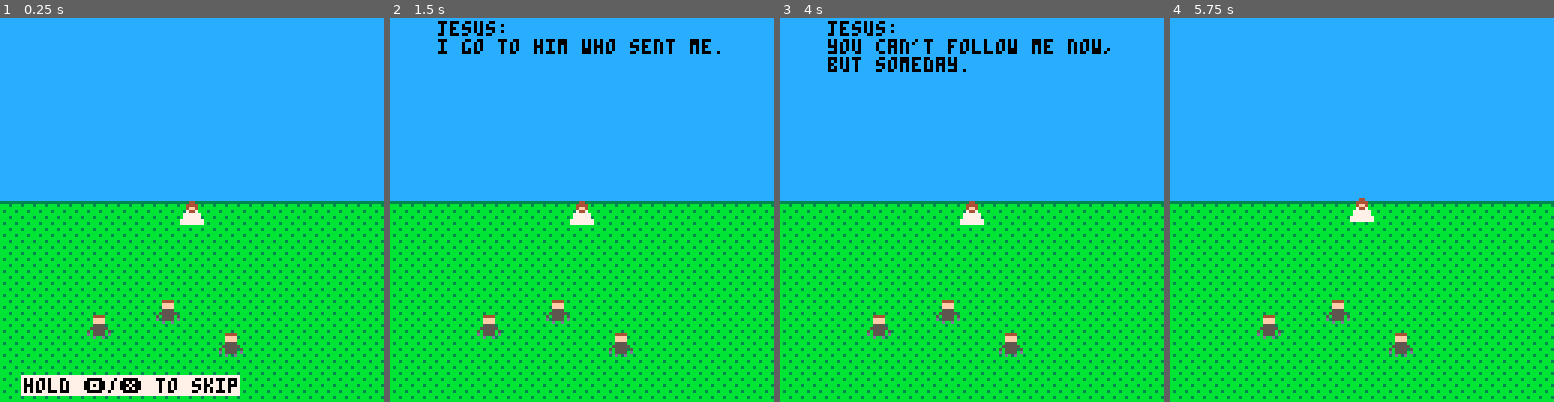
Above: before the commit, frames 1-4 (left to right).
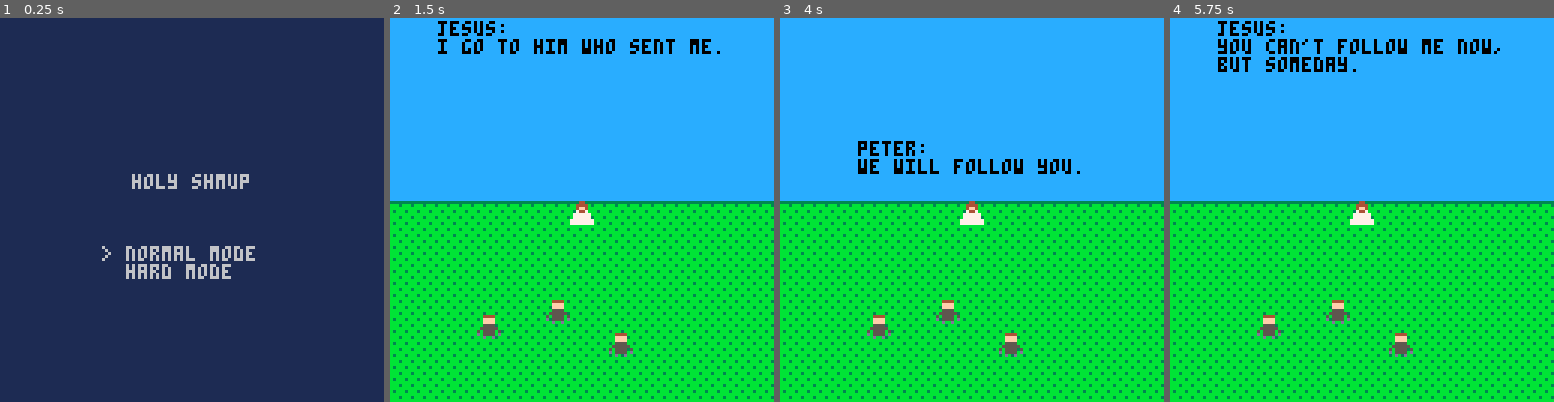
Above: after the commit, the same moments.

Repository: tech6hutch/holy-shmup
Game: PICO-8 cartridge comets.p8
The game is run twice, just before and just after one commit, with the same random seed, the same clock (stepped at 60 frames per second) and the same inputs.
Inputs:
- Up to frame 1 (0.25 s): no input
- Up to frame 2 (1.5 s): tap O (Z key) at 0.33, 0.7, 1.43 s; tap X (X key) at 1.07 s
- Up to frame 3 (4 s): hold Left 1.97-2.37 s; tap X (X key) every 0.33 s from 2.07 to 3.73 s; tap O (Z key) at 2.22, 3.1, 3.98 s; hold Down 2.42-2.82 s; hold Right 2.87-3.53 s; hold Up from 3.58 s (still down)
- Up to frame 4 (5.75 s): tap X (X key) every 0.33 s from 4.07 to 5.73 s; release Up at 4.08 s; hold Right 4.13-4.53 s; hold Down 4.58-5.08 s; tap O (Z key) at 4.87 s; hold Left from 5.13 s (still down)

The runs differ from the first frame. In frame 1, 100% of the frame differs, in the area x 0-100%, y 0-100%; in frame 2, nothing differs; in frame 3, 3.2%; in frame 4, 2.2%.

Commit message:
add title screen and hard mode

Diff:
--- a/comets.p8
+++ b/comets.p8
@@ -15,7 +15,27 @@
 	poke(0x5f36,0x40)
 
 	enemies_setup()
-
+	_update,_draw=title_screen
+	hard_mode=false
+end
+
+function title_screen()
+	cls(1)
+	print_center("holy shmup",52)
+	if btnp(⬆️) then
+		hard_mode=false
+	end
+	if btnp(⬇️) then
+		hard_mode=true
+	end
+	print(hard_mode and "  normal mode" or "> normal mode",34,76)
+	print(hard_mode and "> hard mode" or "  hard mode")
+	if ox(btnp) then
+		init_intro()
+	end
+end
+
+function init_intro()
 	_update,_draw=intro
 	t,entities,stars,star_spawn_y,star_speed_scale,kolob=0,{},{},-300-64,1
 	generate_stars()
@@ -33,7 +53,8 @@
 
 function intro()
 	for i=1,ox(btn) and 5 or 1 do
-		_intro()
+		--bugfix for if the intro ends, but we keep running it, messing up the camera.
+		if(_update==intro)_intro()
 	end
 end
 
@@ -518,6 +539,11 @@
 					y=-8,
 				}))
 				if(enemy.init)enemy:init()
+				if hard_mode then
+					if(enemy.score)enemy.score*=2
+					enemy.hp=(enemy.hp or 1)+(boss and 10 or 1)
+					if(enemy.max_hp)enemy.max_hp=enemy.hp
+				end
 				entity_spawn_t=t+10+flr(rnd(20))
 				log("spawned "..(enemy.__kind or enemy.kind))
 			end
@@ -547,7 +573,7 @@
 							ent.invuln_time_left=ent.invuln_time_on_hit
 						end
 					else
-						add_score(ent.score or 1,ent.x,ent.y)
+						add_score(ent.score or (hard_mode and 2 or 1),ent.x,ent.y)
 						del(entities,ent)
 						explode_at(ent.x,ent.y)
 						if ent==boss then
@@ -558,16 +584,28 @@
 				end
 			end
 			if entcol(ent,jc) then
-				add_score(-100,jc.x,jc.y)
-				if boss then
-					add_popup("+5🐱",jc.x,jc.y)
-					boss.hp=min(boss.hp+5,boss.max_hp)
+				if hard_mode then
+					add_popup"score loss"
+					score=0
+					if boss then
+						add_popup"full🐱"
+						boss.hp=boss.max_hp
+					else
+						add_popup"full⧗"
+						level_soft_end_t=t+20*30
+					end
 				else
-					add_popup("+5⧗",jc.x,jc.y)
-					level_soft_end_t=max(level_soft_end_t,t)
-					level_soft_end_t=min(level_soft_end_t+5*30,t+20*30)
-					if entity_spawn_t<=t then
-						entity_spawn_t=t+30
+					add_score(-100,jc.x,jc.y)
+					if boss then
+						add_popup"+5🐱"
+						boss.hp=min(boss.hp+5,boss.max_hp)
+					else
+						add_popup"+5⧗"
+						level_soft_end_t=max(level_soft_end_t,t)
+						level_soft_end_t=min(level_soft_end_t+5*30,t+20*30)
+						if entity_spawn_t<=t then
+							entity_spawn_t=t+30
+						end
 					end
 				end
 				jc.invuln_time_left=30
@@ -594,7 +632,9 @@
 	--hud
 	print(_get_score_text(), 0,0, 7)
 	--the spaces after symbols are to save tokens in my implementation.
-	if t<=level_warp_t then
+	if level==LAST_LEVEL then
+		--no need to print anything in the upper right
+	elseif t<=level_warp_t then
 		local level_text="level "..level+1
 		print_center(level_text,60)
 	elseif level==LAST_LEVEL-1 then
@@ -607,7 +647,7 @@
 			ceil((level_soft_end_t-t)/30).."⧗ ",
 			0
 		)
-	elseif t>=level_soft_end_t and level!=LAST_LEVEL then
+	elseif t>=level_soft_end_t then
 		print_right("clear all to warp",0)
 	end
 
@@ -772,11 +812,14 @@
 	}
 	FIRE_SPR_ANIM={55,56}
 	local speed=is_fire and 3 or 1.5
+	local hp=1
+	if(is_fire)hp+=1
+	if(hard_mode)hp+=1
 	add_entity{
 		kind="enemy",
 		x=x, y=y,
 		spr=37, pal=not is_fire and {8,8},
-		hp=is_fire and 2 or 1,
+		hp=hp,
 		score=0,
 		direction=direction,
 		update=function(self)
@@ -872,6 +915,7 @@
 end
 
 function add_popup(msg,x,y)
+	x,y=x or jc.x,y or jc.y
 	::look_for_an_overlap::
 	for popup in all(popups) do
 		if popup.x==x and popup.y==y then
